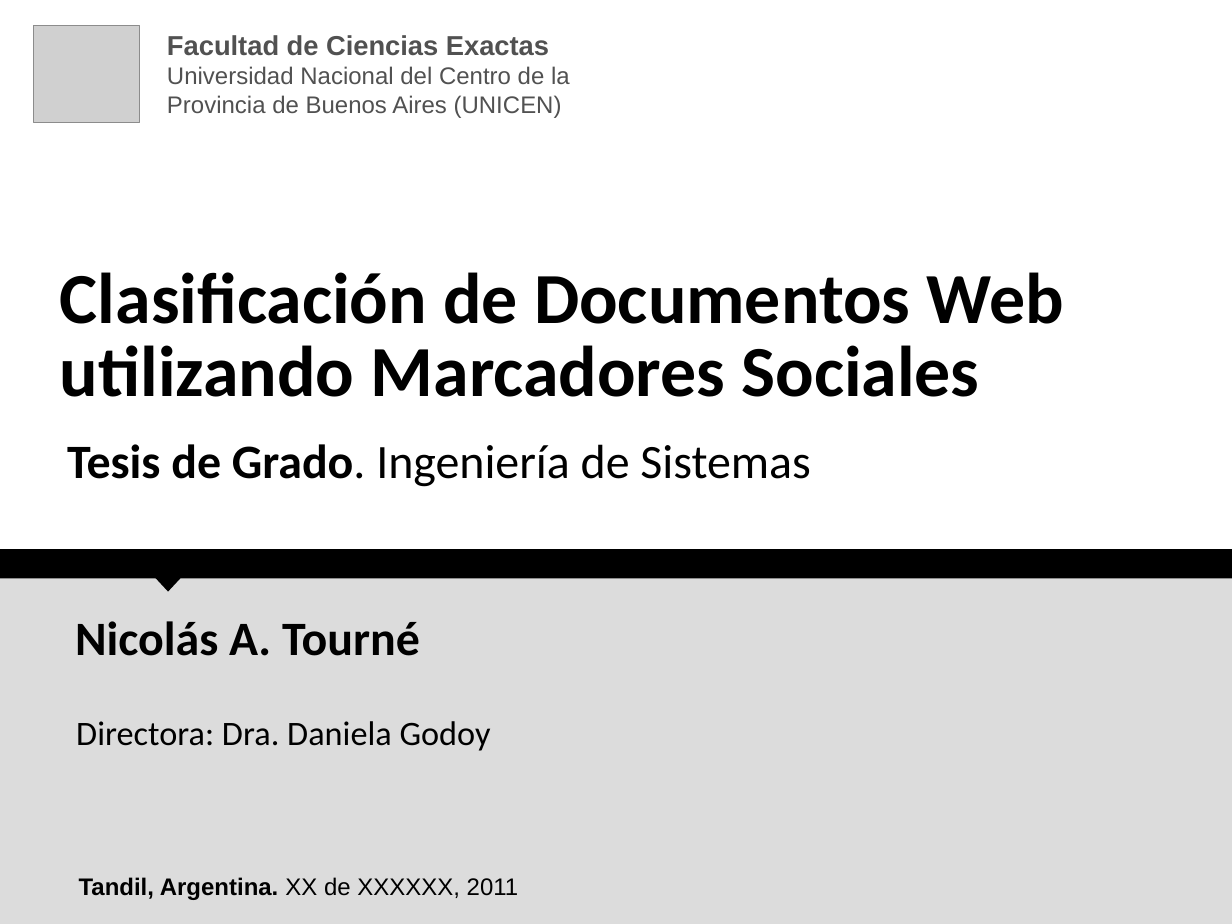
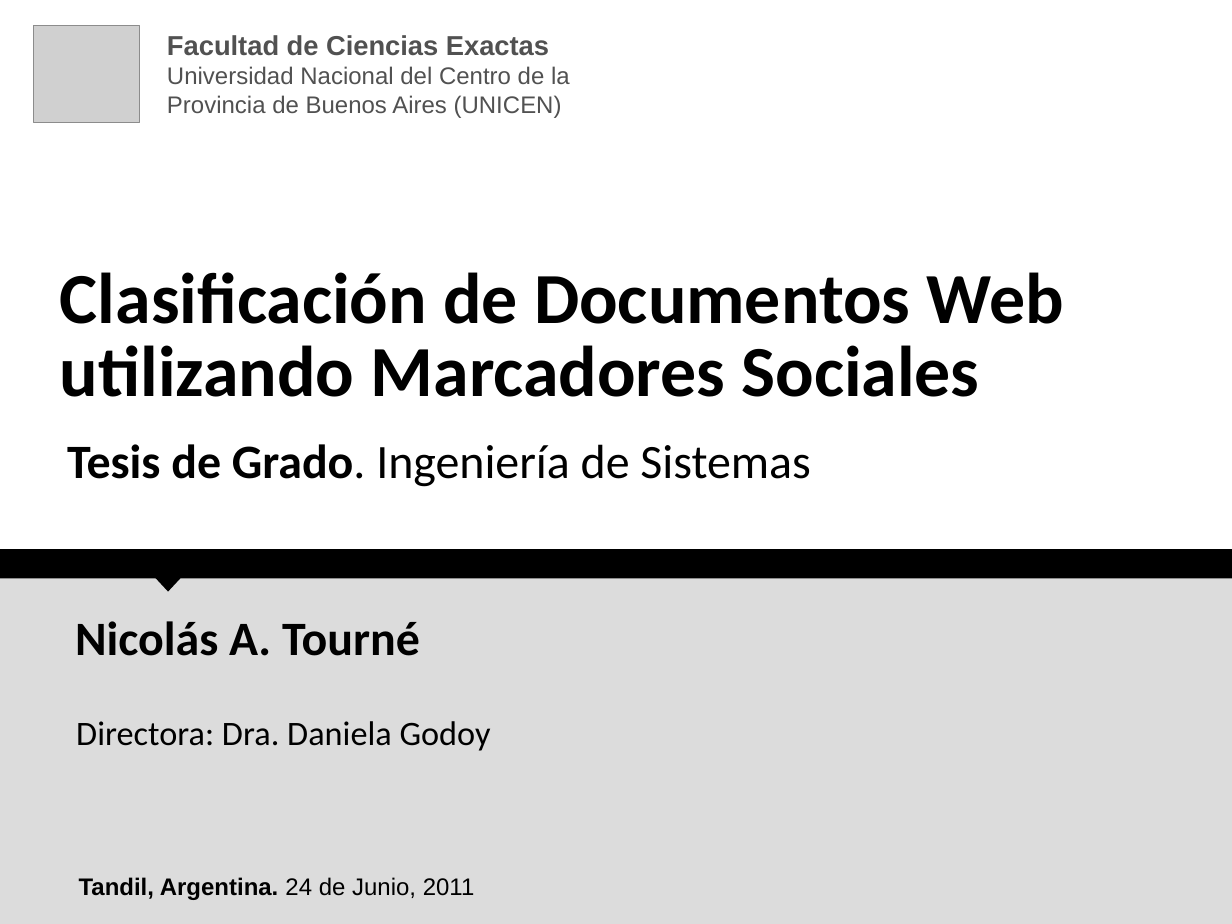
Before and after one commit to ak907kenai/nicotournetesis, a slide deck: slide 1 of docs_trunk/Presentación/Nicolás Tourné - Presentación Tesis (v2.3).ppt. Drawn at 1232x924 pixels with LibreOffice and Linux fonts; fonts in the diff are those of the drawing; grey boxes stand for pictures. Boxes give left, top, right and bottom in pixels: in the first picture for what was removed or moved away, otherwise in the second. Text is boxed around its words. In the diff, an @@ line names an element or a change of style, - is before the commit and + after.

```diff
--- a/docs_trunk/Presentación/Nicolás Tourné - Presentación Tesis (v2.3).ppt
+++ b/docs_trunk/Presentación/Nicolás Tourné - Presentación Tesis (v2.3).ppt
@@ text at [79, 877, 475, 900]: text changed @@
-Tandil, Argentina. XX de XXXXXX, 2011
+Tandil, Argentina. 24 de Junio, 2011
```
Also in this commit, not shown: 15 other slides changed, 1 slide added, 1 other file.
